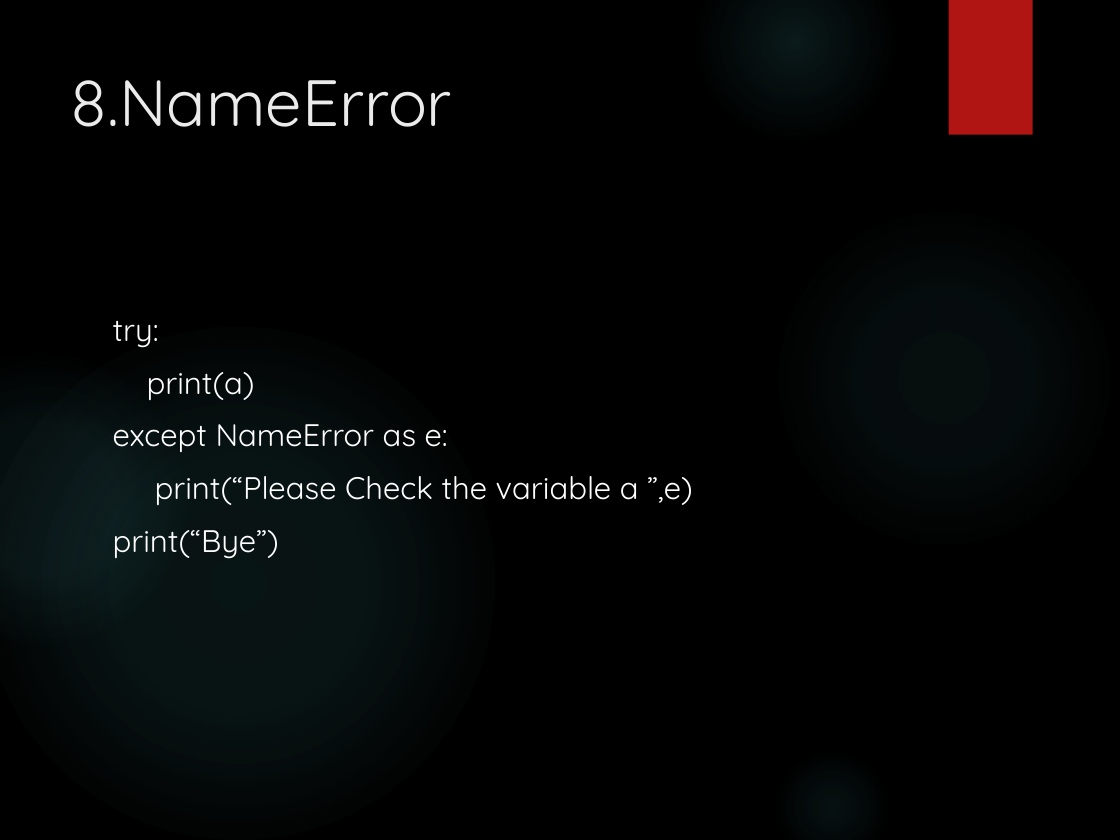
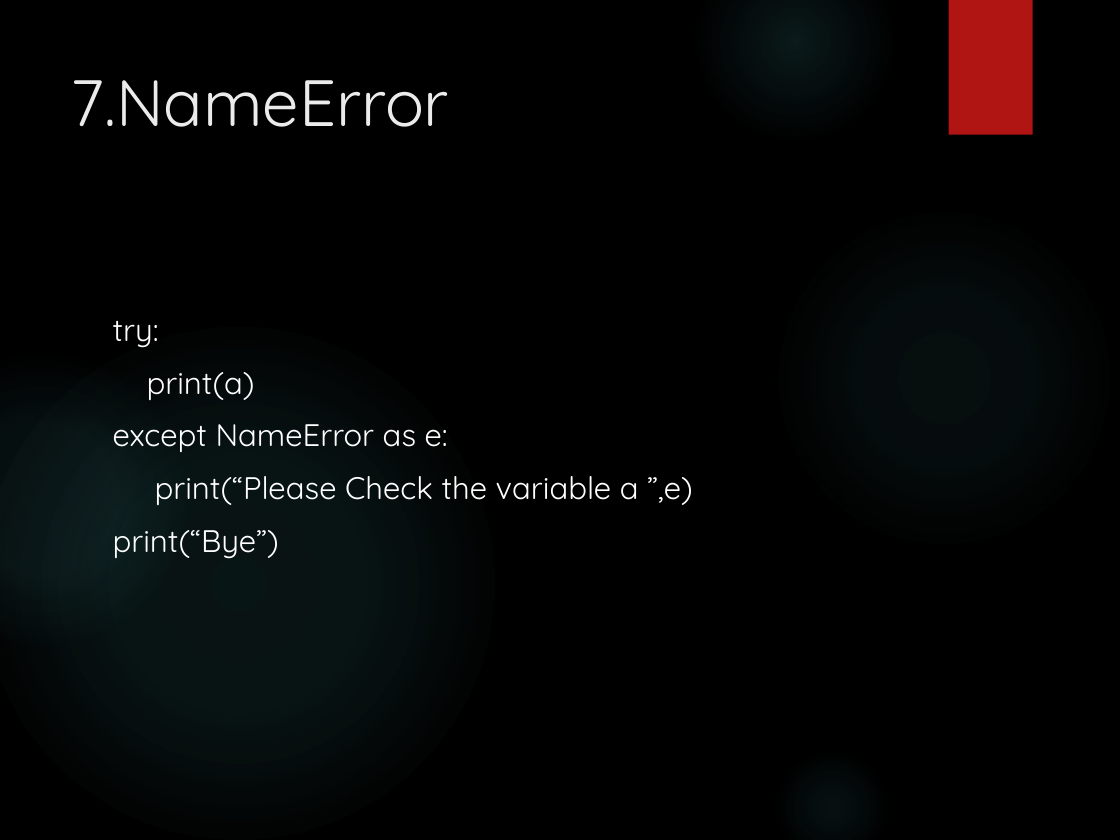
Before and after one commit to GLA-Python/python3.10.0, a slide deck: slide 17 of Topicwise PDF/Exception Handling.pptx (slide 16 before the commit). Drawn at 1120x840 pixels with LibreOffice and Linux fonts; fonts in the diff are those of the drawing; background and template pictures are left out. Boxes give left, top, right and bottom in pixels: in the first picture for what was removed or moved away, otherwise in the second. Text is boxed around its words. In the diff, an @@ line names an element or a change of style, - is before the commit and + after.

```diff
--- a/Topicwise PDF/Exception Handling.pptx
+++ b/Topicwise PDF/Exception Handling.pptx
@@ title at [71, 80, 450, 127]: text changed @@
-8.NameError
+7.NameError
```
Also in this commit, not shown: 9 other slides changed, 8 slides added, 8 slides removed.
